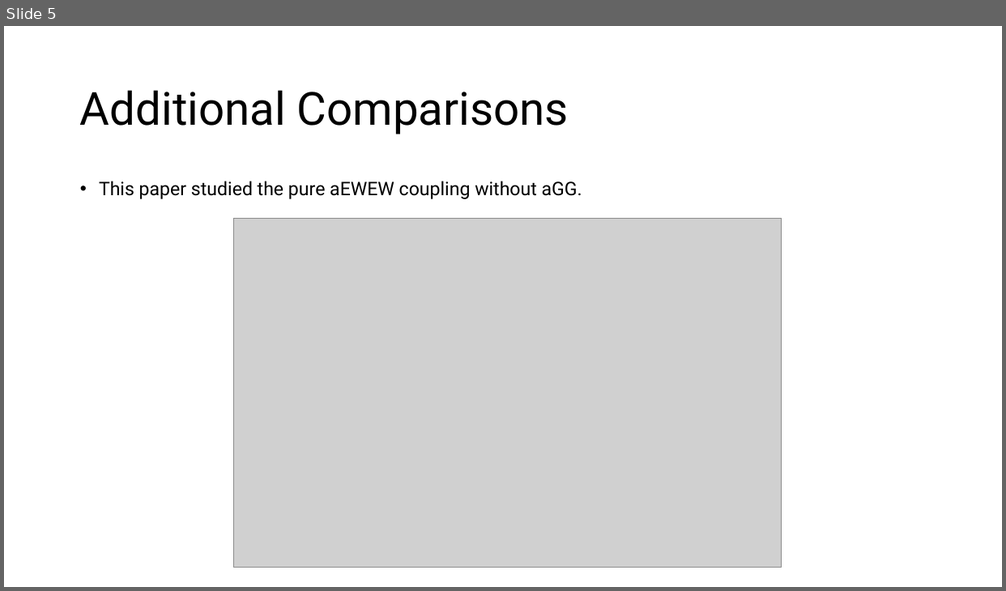
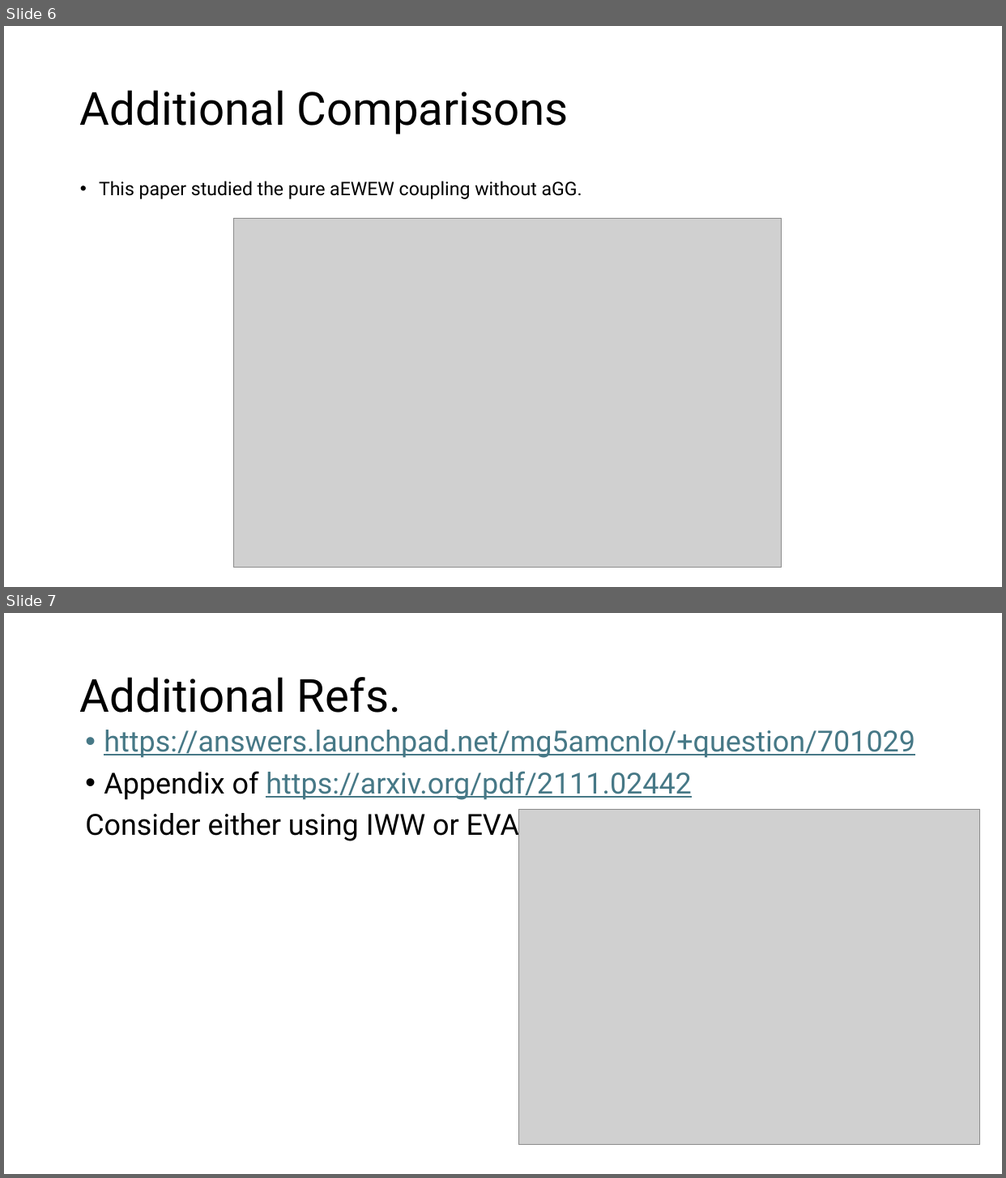
Before and after one commit to ZhenLiuPhys/AxionMuC, a slide deck: Slides/ZL_note_productions.pptx. Shown one above the other, each under a label of ours: slide 5 before the commit, slides 6 and 7 after it. The pictures are 1006x591 and 1006x1178 pixels, drawn with LibreOffice and Linux fonts; fonts in the diff are those of the drawing; grey boxes stand for pictures. Boxes give left, top, right and bottom in pixels: in the first picture for what was removed or moved away, otherwise in the second. Text is boxed around its words. In the diff, an @@ line names an element or a change of style, - is before the commit and + after.

Commit message:
updates

```diff
--- a/Slides/ZL_note_productions.pptx
+++ b/Slides/ZL_note_productions.pptx
@@ slide 7 added at bbox=[4, 613, 1002, 1174], background #FFFFFF @@
@@ title added at bbox=[80, 677, 401, 713], 44 pt, text #000000 @@
+Additional Refs.
@@ text added at bbox=[85, 730, 915, 842], 28 pt, text #467886, underline @@
+• https://answers.launchpad.net/mg5amcnlo/+question/701029
+• Appendix of https://arxiv.org/pdf/2111.02442
+Consider either using IWW or EVA
@@ picture added at bbox=[518, 810, 979, 1145] @@
@@ what was slide 5 is now slide 6 @@
```
Also in this commit, not shown: 1 slide changed, 1 other slide added.
